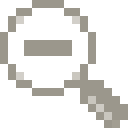
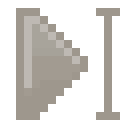
Layered file, before and after one edit (128x128). Changes by layer:
added layer "Play cursor" above "Tono/saturación 3" over [16, 8, 120, 120]
hid "zoom_out" over [0, 0, 128, 128]
